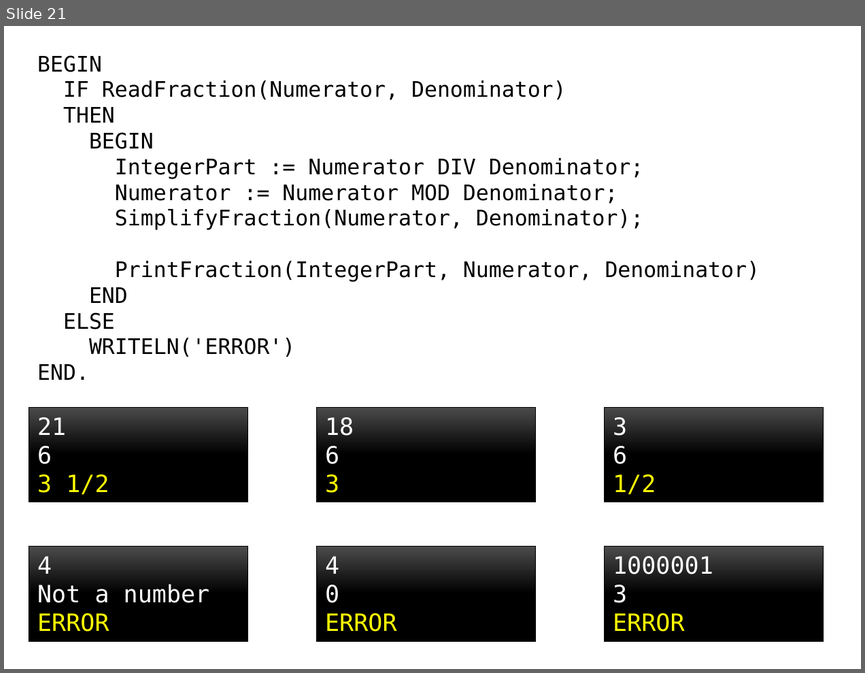
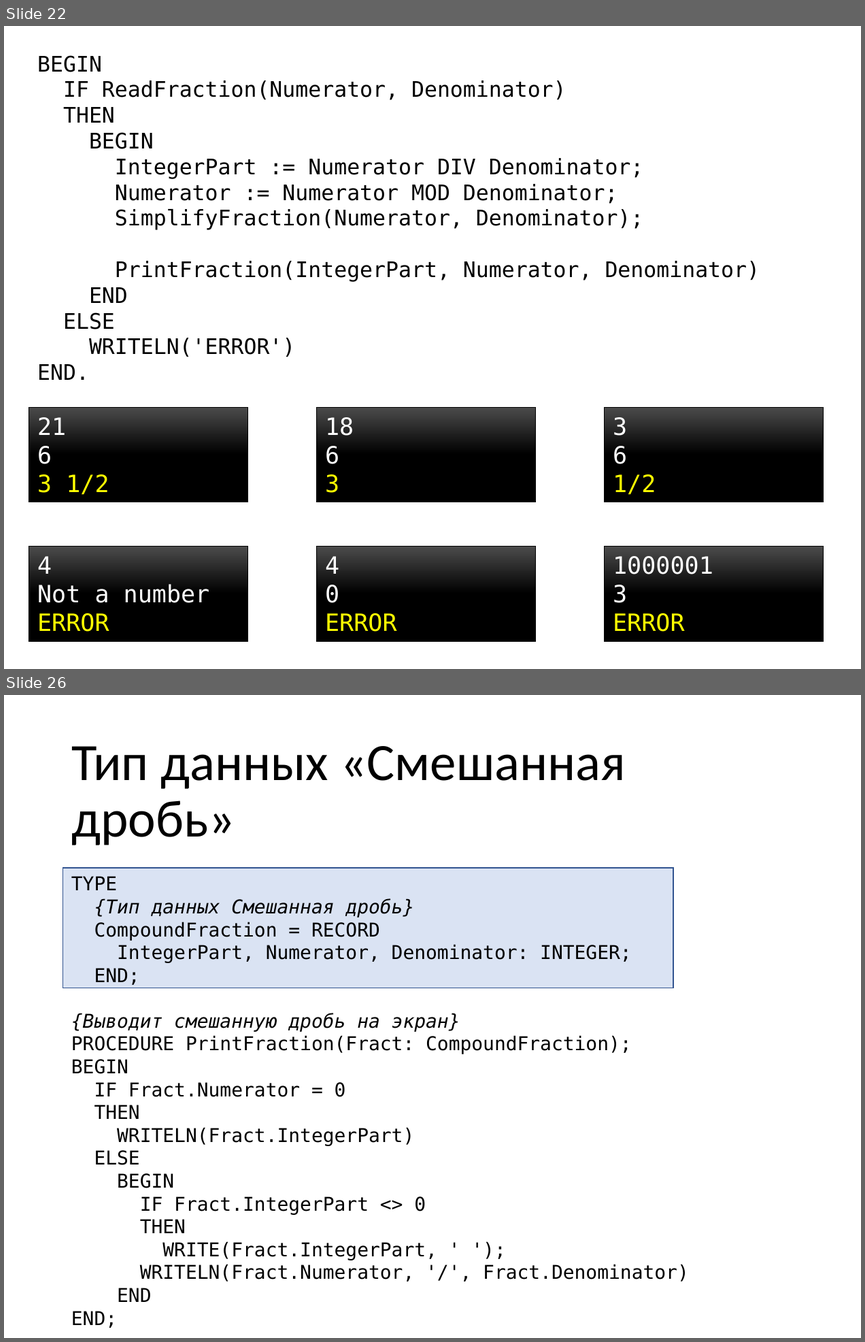
Before and after one commit to alexey-malov/fraction, a slide deck: Explanation.pptx. Shown one above the other, each under a label of ours: slide 21 before the commit, slides 22 and 26 after it; the slides between them are not shown. The pictures are 865x673 and 865x1342 pixels, drawn with LibreOffice and Linux fonts; fonts in the diff are those of the drawing. Boxes give left, top, right and bottom in pixels: in the first picture for what was removed or moved away, otherwise in the second. Text is boxed around its words. In the diff, an @@ line names an element or a change of style, - is before the commit and + after.

```diff
--- a/Explanation.pptx
+++ b/Explanation.pptx
@@ slide 26 added at <box>4,695,861,1338</box>, background #FFFFFF @@
@@ title added at <box>71,746,625,845</box>, 44 pt, text #000000 @@
+Тип данных «Смешанная дробь»
@@ rectangle added at <box>63,867,673,987</box>, fill #DAE3F3, outline #325491 1 pt @@
@@ text added at <box>71,876,689,1327</box>, 16 pt, text #000000 @@
+TYPE
+{Тип данных Смешанная дробь}
+CompoundFraction = RECORD
+IntegerPart, Numerator, Denominator: INTEGER;
+END;
+{Выводит смешанную дробь на экран}
+PROCEDURE PrintFraction(Fract: CompoundFraction);
+BEGIN
+IF Fract.Numerator = 0
+THEN
+WRITELN(Fract.IntegerPart)
+ELSE
+BEGIN
+IF Fract.IntegerPart <> 0
+THEN
+WRITE(Fract.IntegerPart, ' ');
+WRITELN(Fract.Numerator, '/', Fract.Denominator)
+END
+END;
@@ what was slide 21 is now slide 22 @@
```
Also in this commit, not shown: 5 slides changed, 5 other slides added.
